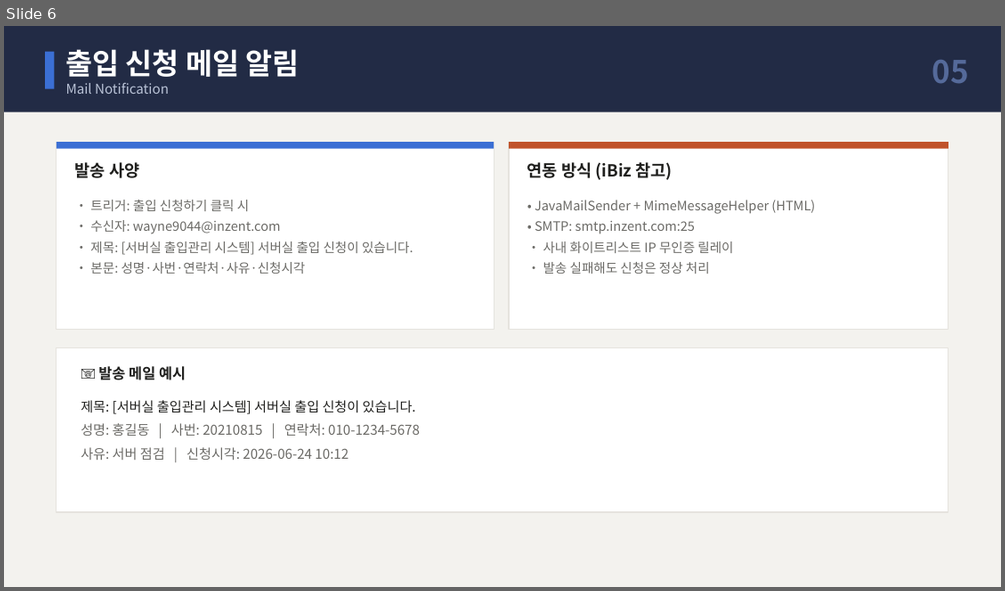
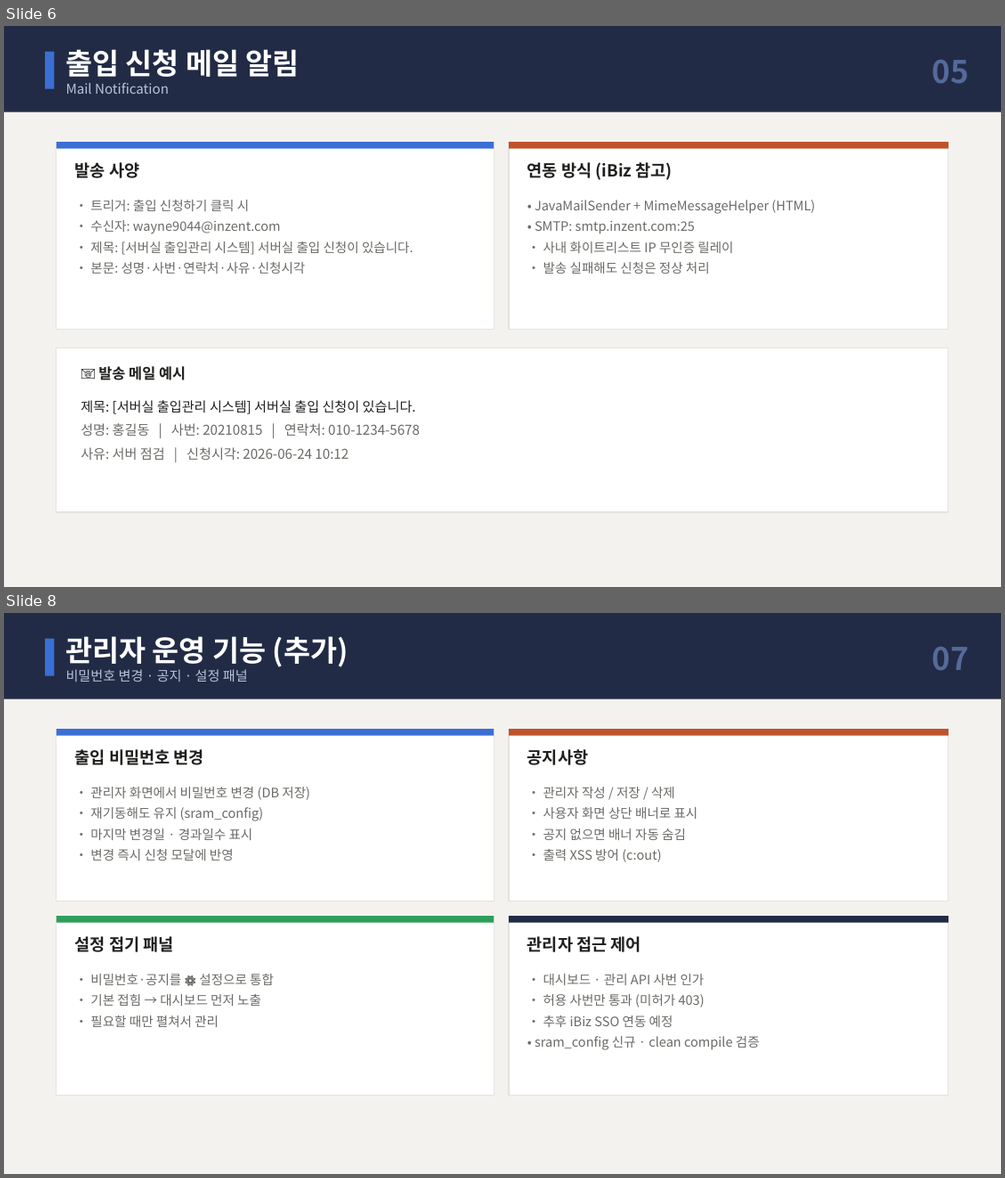
Before and after one commit to inzentibiz/srcAccessMgmt, a slide deck: docs/서버실_출입관리_시스템_개발보고.pptx. Shown one above the other, each under a label of ours: slide 6 before the commit, slides 6 and 8 after it; the slides between them are not shown. The pictures are 1005x591 and 1005x1178 pixels, drawn with LibreOffice and Linux fonts; fonts in the diff are those of the drawing. Boxes give left, top, right and bottom in pixels: in the first picture for what was removed or moved away, otherwise in the second. Text is boxed around its words. In the diff, an @@ line names an element or a change of style, - is before the commit and + after.

Commit message:
비밀번호 변경, 공지사항 작성/삭제 추가, 관련 완료 문서 수정

```diff
--- a/docs/서버실_출입관리_시스템_개발보고.pptx
+++ b/docs/서버실_출입관리_시스템_개발보고.pptx
@@ slide 8 added at (4, 613, 1001, 1174), background #F3F2EE @@
@@ rectangle added at (4, 613, 1001, 699), fill #222B45 @@
@@ rectangle added at (45, 639, 54, 676), fill #3B6FD4 @@
@@ text added at (66, 636, 348, 682), 13 pt, text #B9C2D6 @@
+관리자 운영 기능 (추가)
+비밀번호 변경 · 공지 · 설정 패널
@@ text added at (932, 647, 969, 670), 30 pt, text #556A9A, bold @@
+07
@@ rectangle added at (57, 729, 494, 900), fill #FFFFFF, outline #E5E3DE 1 pt @@
@@ rectangle added at (57, 729, 494, 736), fill #3B6FD4 @@
@@ rectangle added at (509, 729, 948, 900), fill #FFFFFF, outline #E5E3DE 1 pt @@
@@ rectangle added at (509, 729, 948, 736), fill #C0532B @@
@@ text added at (75, 749, 204, 765), 16 pt, text #1F1F1D, bold @@
+출입 비밀번호 변경
@@ text added at (527, 749, 588, 765), 16 pt, text #1F1F1D, bold @@
+공지사항
@@ text added at (90, 787, 310, 860), 12.5 pt, text #6B6A66 @@
+• 관리자 화면에서 비밀번호 변경 (DB 저장)
+• 재기동해도 유지 (sram_config)
+• 마지막 변경일 · 경과일수 표시
+• 변경 즉시 신청 모달에 반영
@@ text added at (543, 787, 698, 862), 12.5 pt, text #6B6A66 @@
+• 관리자 작성 / 저장 / 삭제
+• 사용자 화면 상단 배너로 표시
+• 공지 없으면 배너 자동 숨김
+• 출력 XSS 방어 (c:out)
@@ rectangle added at (57, 916, 494, 1095), fill #FFFFFF, outline #E5E3DE 1 pt @@
@@ rectangle added at (57, 916, 494, 923), fill #2E9E5B @@
@@ rectangle added at (509, 916, 948, 1095), fill #FFFFFF, outline #E5E3DE 1 pt @@
@@ rectangle added at (509, 916, 948, 923), fill #222B45 @@
@@ text added at (75, 936, 174, 952), 16 pt, text #1F1F1D, bold @@
+설정 접기 패널
@@ text added at (527, 936, 641, 952), 16 pt, text #1F1F1D, bold @@
+관리자 접근 제어
@@ text added at (90, 973, 274, 1027), 12.5 pt, text #6B6A66 @@
+• 비밀번호·공지를 ⚙ 설정으로 통합
+• 기본 접힘 → 대시보드 먼저 노출
+• 필요할 때만 펼쳐서 관리
@@ text added at (534, 973, 760, 1050), 12.5 pt, text #6B6A66 @@
+• 대시보드 · 관리 API 사번 인가
+• 허용 사번만 통과 (미허가 403)
+• 추후 iBiz SSO 연동 예정
+• sram_config 신규 · clean compile 검증
```
Also in this commit, not shown: 2 slides changed, 20 other files.
